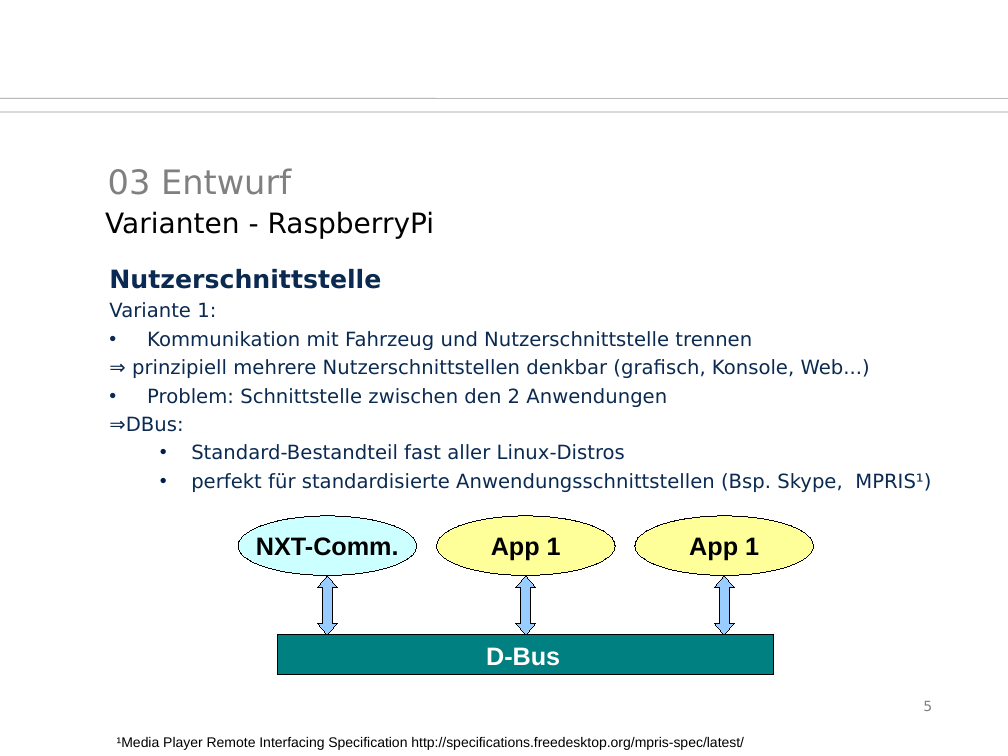
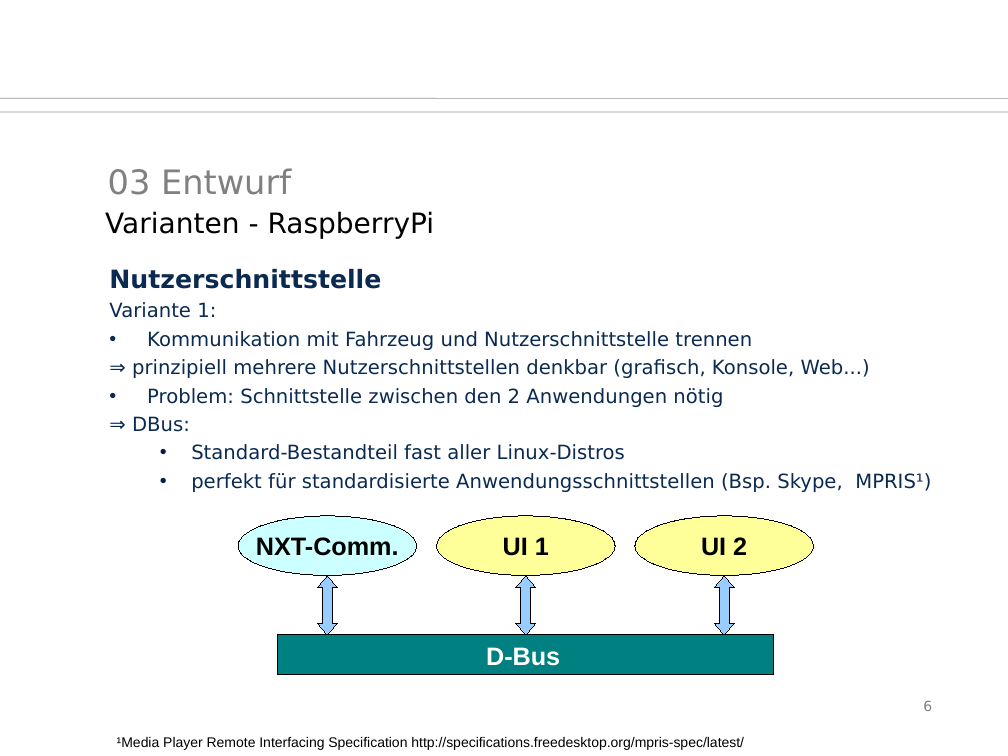
Before and after one commit to SaSteDD/ees_StegStef, a slide deck: slide 6 of präsi/btwf.odp (slide 5 before the commit). Drawn at 1008x756 pixels with LibreOffice and Linux fonts; fonts in the diff are those of the drawing; background and template pictures are left out. Boxes give left, top, right and bottom in pixels: in the first picture for what was removed or moved away, otherwise in the second. Text is boxed around its words. In the diff, an @@ line names an element or a change of style, - is before the commit and + after.

```diff
--- a/präsi/btwf.odp
+++ b/präsi/btwf.odp
@@ text at (132, 388, 723, 432): text changed @@
-• Problem: Schnittstelle zwischen den 2 Anwendungen
-⇒DBus:
+• Problem: Schnittstelle zwischen den 2 Anwendungen nötig
+⇒ DBus:
@@ text in ellipse at (503, 537, 549, 556): text changed @@
-App 1
+UI 1
@@ text in ellipse at (701, 537, 747, 556): text changed @@
-App 1
+UI 2
@@ page number at (923, 700, 932, 711): text changed @@
-5
+6
```
Also in this commit, not shown: 1 other slide changed, 1 slide removed, 1 other file.
